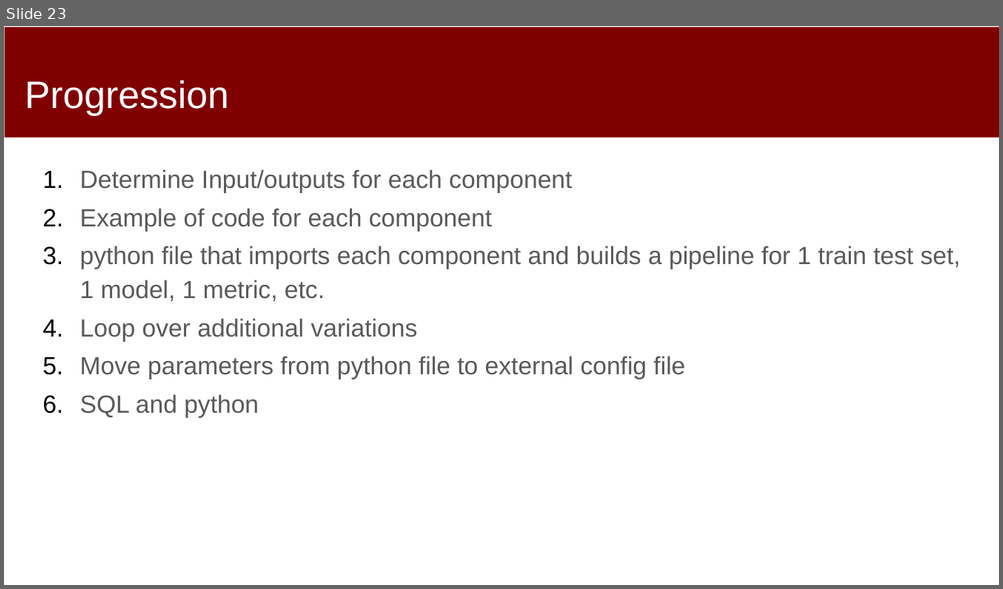
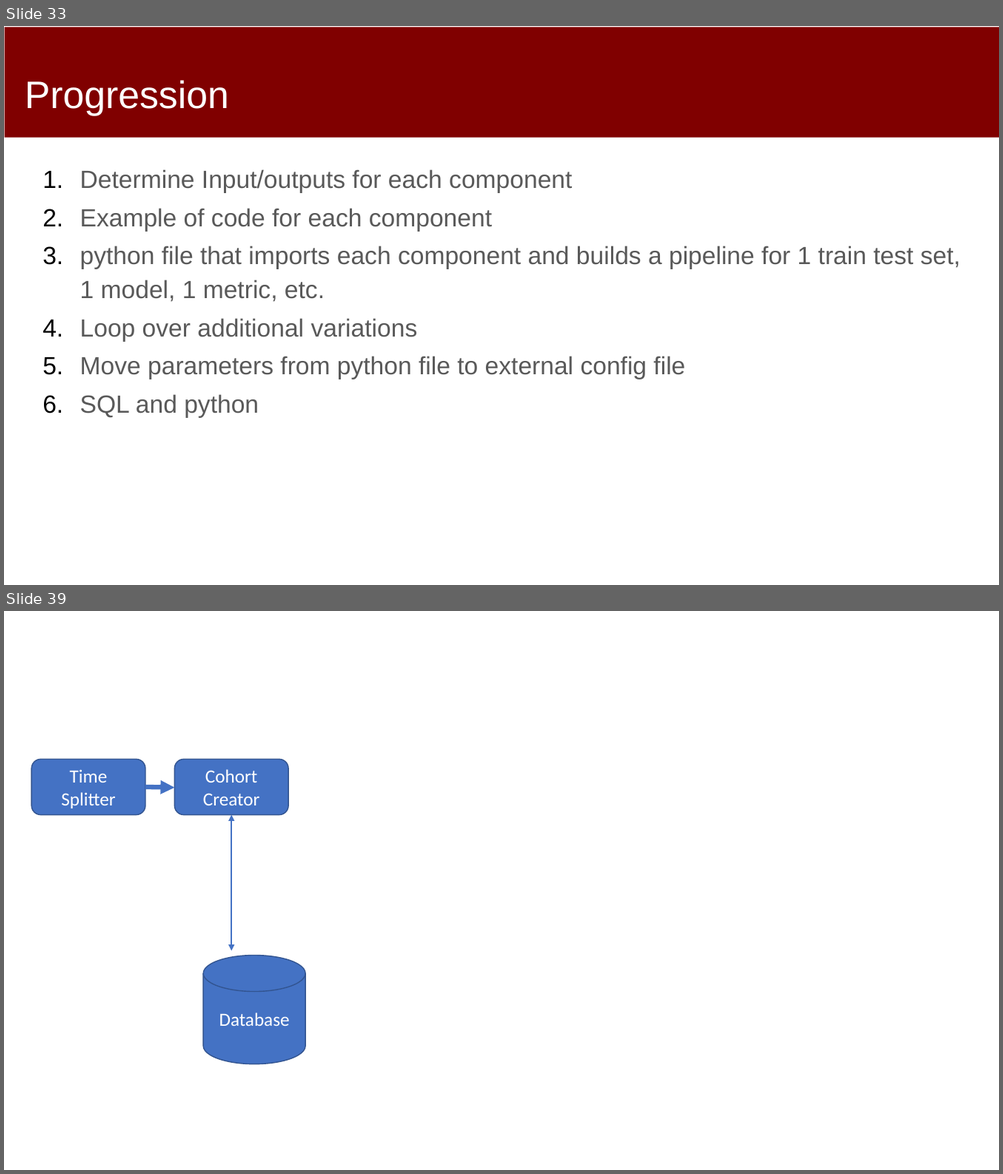
Before and after one commit to dssg/mlforpublicpolicylab, a slide deck: 04 - Machine Learning Pipelines/Machine-Learning-Pipelines.pptx. Shown one above the other, each under a label of ours: slide 23 before the commit, slides 33 and 39 after it; the slides between them are not shown. The pictures are 1003x589 and 1003x1174 pixels, drawn with LibreOffice and Linux fonts; fonts in the diff are those of the drawing. Boxes give left, top, right and bottom in pixels: in the first picture for what was removed or moved away, otherwise in the second. Text is boxed around its words. In the diff, an @@ line names an element or a change of style, - is before the commit and + after.

```diff
--- a/04 - Machine Learning Pipelines/Machine-Learning-Pipelines.pptx
+++ b/04 - Machine Learning Pipelines/Machine-Learning-Pipelines.pptx
@@ slide 39 added at [4, 611, 999, 1170], background #FFFFFF @@
@@ rounded rectangle added at [31, 760, 146, 815], fill #4472C4, outline #325491 1 pt, 18 pt, text #FFFFFF @@
+Time Splitter
@@ rounded rectangle added at [175, 760, 289, 815], fill #4472C4, outline #325491 1 pt, 18 pt, text #FFFFFF @@
+Cohort Creator
@@ arrow added from (145, 787) to (175, 788), #4472C4 4.5 pt @@
@@ double arrow added from (232, 815) to (232, 951), #4472C4 1.5 pt @@
@@ cylinder added at [203, 956, 305, 1065], fill #4472C4, outline #325491 1 pt, 18 pt, text #FFFFFF @@
+Database
@@ what was slide 23 is now slide 33 @@
```
Also in this commit, not shown: 2 slides changed, 50 other slides added, 1 slide removed, 1 other file.
